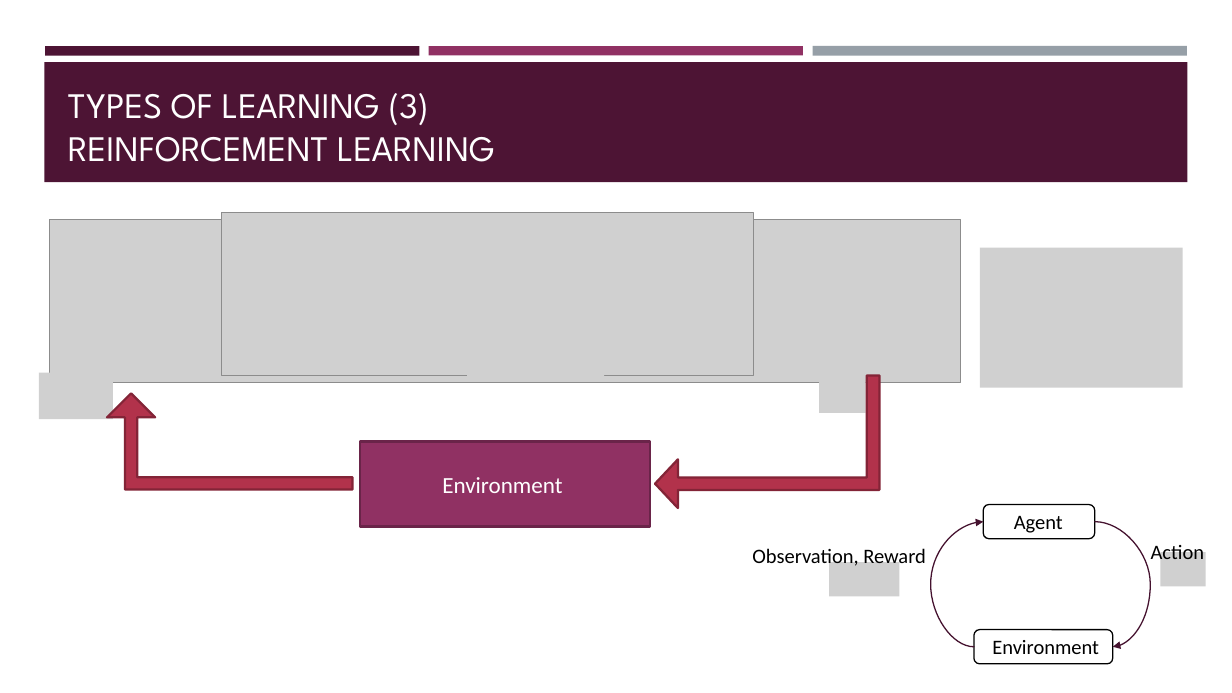
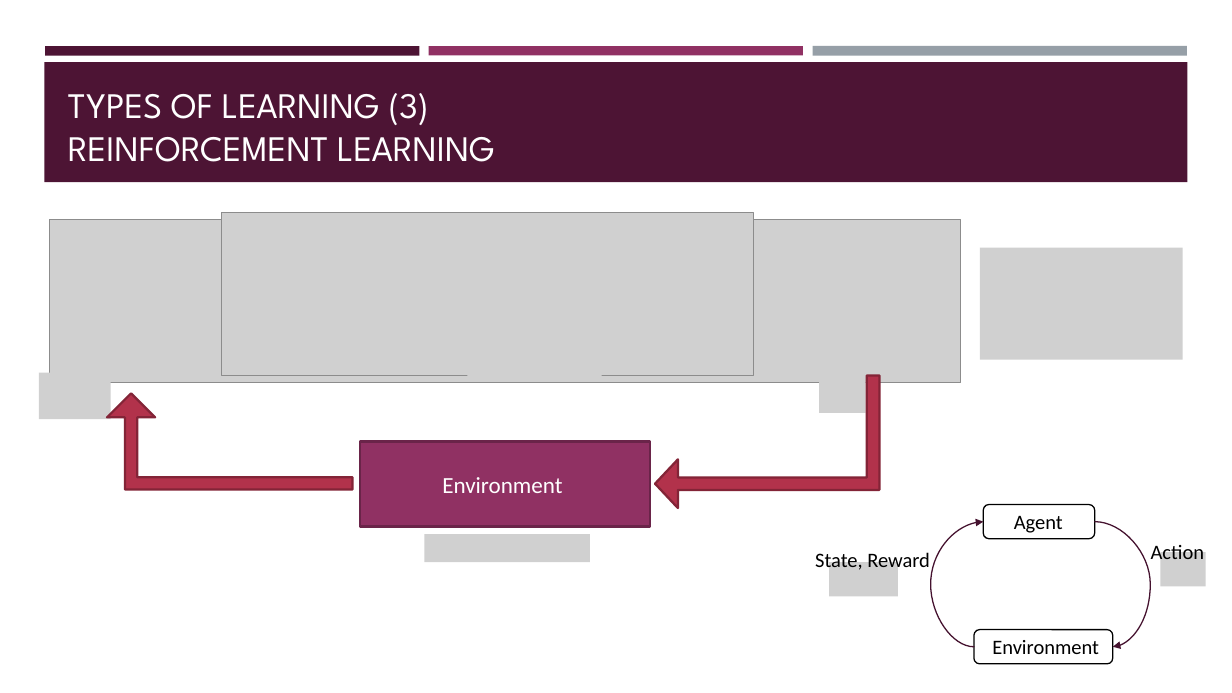
Before and after one commit to Boty22/Global-AI-Bootcamp-DRL, a slide deck: slide 7 of From RL to DRL.pptx. Drawn at 1232x693 pixels with LibreOffice and Linux fonts; fonts in the diff are those of the drawing; grey boxes stand for pictures. Boxes give left, top, right and bottom in pixels: in the first picture for what was removed or moved away, otherwise in the second. Text is boxed around its words. In the diff, an @@ line names an element or a change of style, - is before the commit and + after.

```diff
--- a/From RL to DRL.pptx
+++ b/From RL to DRL.pptx
@@ picture: place and size @@
-picture at [980,248,1182,387]
+picture at [980,248,1182,360]
@@ picture added at [424,534,590,562] @@
@@ text at [815,550,930,573]: text changed @@
-Observation, Reward
+State, Reward
```
Also in this commit, not shown: 2 other slides changed, 1 slide added, 1 other file.
